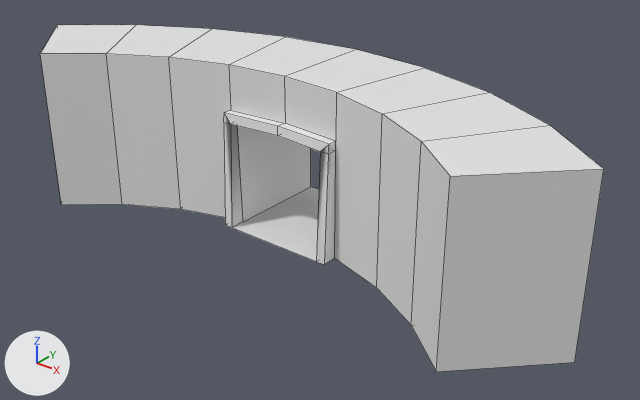
The FBX model Assets/Prefabs/Environment/elevator_door.fbx, before and after one commit.
Rendered twice from a 50 mm camera at (46.5, -23.4, 37.9) aimed at (3.1, 30.9, 4.2). Arrows for +X, +Y and +Z are at lower left; the lights stay in place. Mesh edges are drawn as thin lines. Where no turn or scale is listed for an object, it has been applied to the vertices.

The scene before the commit, as lines of its bpy script (objects in view):
```python
me_cylinder_011 = bpy.data.meshes.new('Cylinder.011')
me_cylinder_011.from_pydata(...)  # 65 vertices, 63 faces; spans x -28.3..28.3, y 21.2..40.0, z 0.0..15.0
ob_door = bpy.data.objects.new('door', me_cylinder_011)
ob_door.location = (0.0, 0.0, 0.0)
```
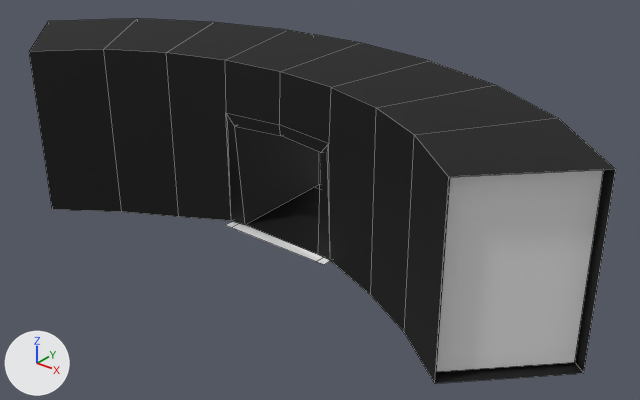
Pixel boxes (x1, y1, x2, y2) of what changed, in the pictures (640 x 400 px):
'door', reshaped: before (40, 25, 604, 372); after (226, 170, 604, 372)
'outline', added (black): after (29, 18, 616, 383)
part 1 of me_cylinder_011, cut back: before (224, 110, 336, 265); after (226, 221, 331, 265)

What changed in the scene script:
```text
Add mat_material_001:
    mat_material_001 = principled_material('Material.001')
    mat_material_001.base_color = (0.0, 0.0, 0.0)  # black #000000
    mat_material_001.roughness = 0.69
Change me_cylinder_011:
    used by ob_door; location = (0.0, 0.0, 0.0)
    remove me_cylinder_011.from_pydata(...)  # 65 vertices, 63 faces; spans x -28.3..28.3, y 21.2..40.0, z 0.0..15.0
    add me_cylinder_011.from_pydata(...)  # 57 vertices, 49 faces; spans x -28.3..28.3, y 21.2..40.0, z 0.0..15.0
    me_cylinder_011 part 1
    8 vertices are removed from x -5.8..5.8, y 28.5..29.0, z 10.0..10.8
    20 faces are deleted
    6 new faces join them
Add me_cylinder_000:
    me_cylinder_000.from_pydata(...)  # 53 vertices, 45 faces; spans x -29.2..29.2, y 20.4..40.6, z -0.6..15.6
    me_cylinder_000.materials.append(mat_material_001)  # black #000000
Add ob_outline:
    ob_outline = bpy.data.objects.new('outline', me_cylinder_000)
    ob_outline.location = (0.0, 0.0, 0.0)
```
